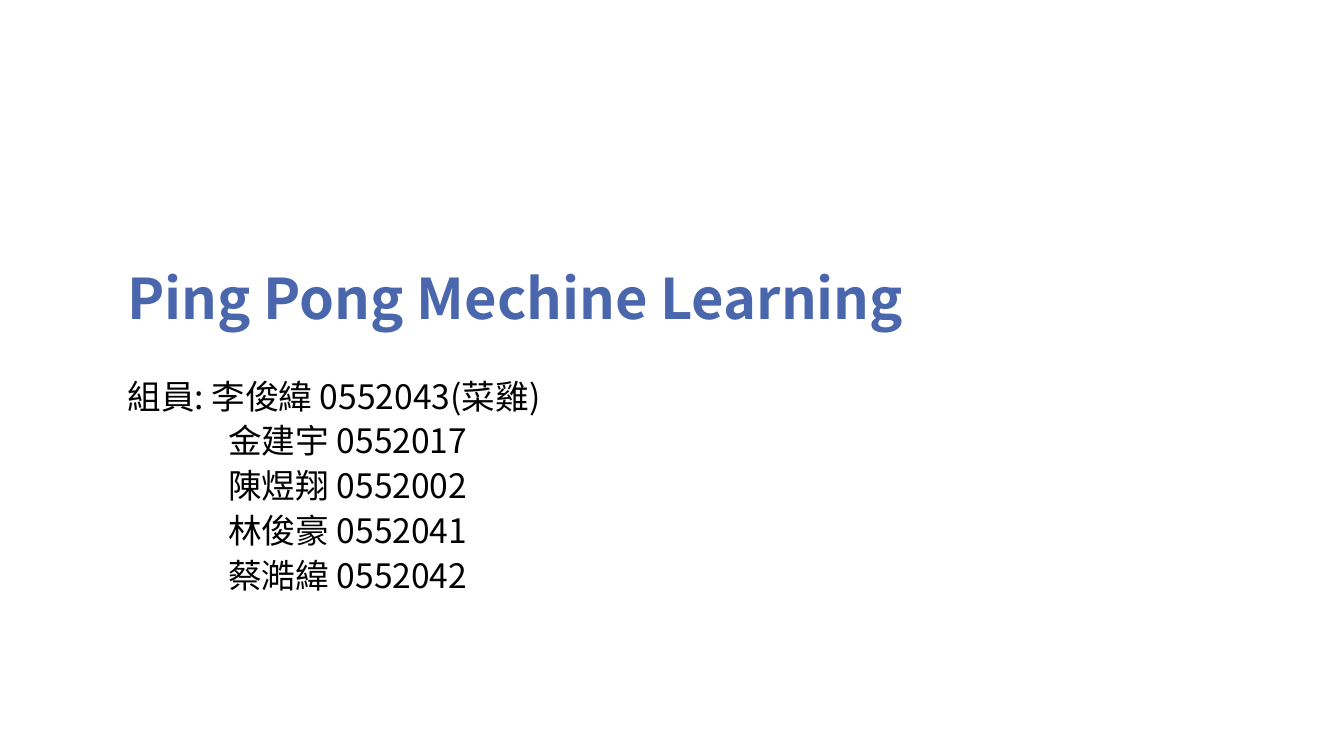
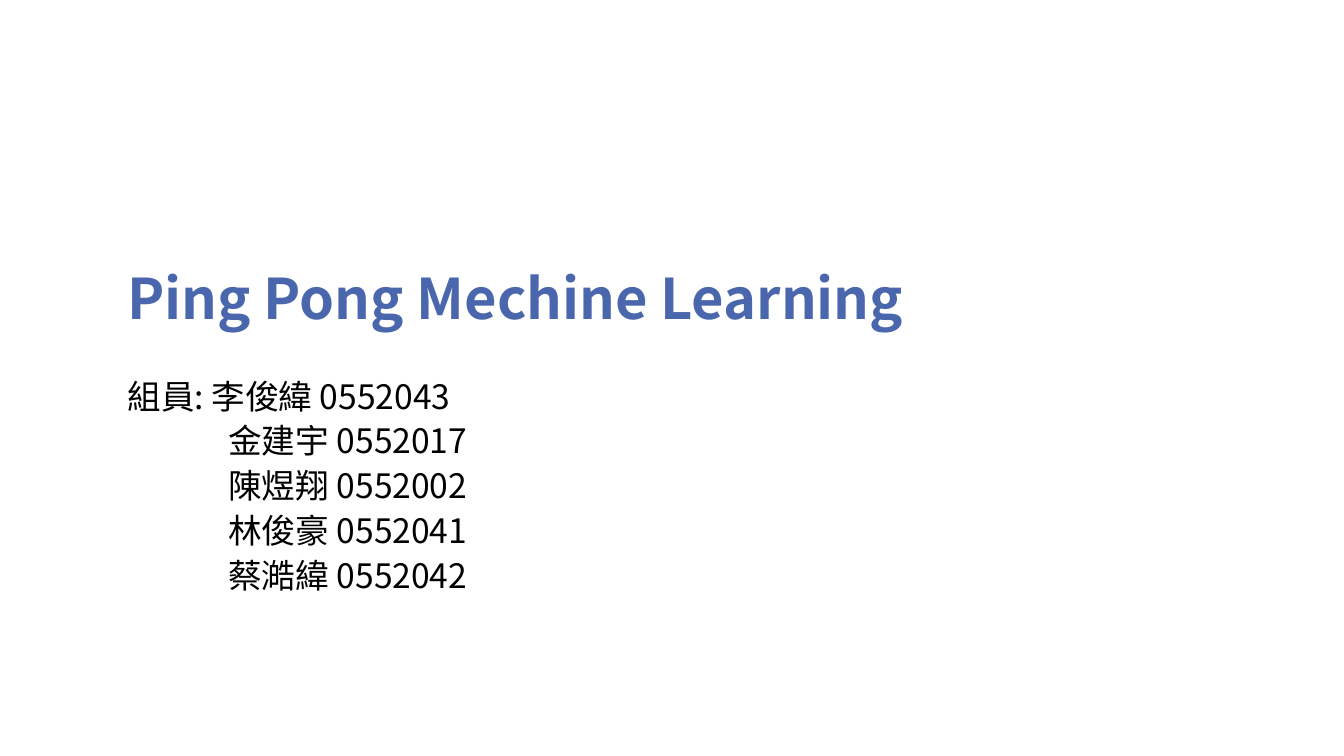
Before and after one commit to TsaiHaoWei/Machine-Learning, a slide deck: slide 1 of Finally project/Pingpong_第六組.pptx. Drawn at 1344x756 pixels with LibreOffice and Linux fonts; fonts in the diff are those of the drawing; background and template pictures are left out. Boxes give left, top, right and bottom in pixels: in the first picture for what was removed or moved away, otherwise in the second. Text is boxed around its words. In the diff, an @@ line names an element or a change of style, - is before the commit and + after.

Commit message:
PPT

```diff
--- a/Finally project/Pingpong_第六組.pptx
+++ b/Finally project/Pingpong_第六組.pptx
@@ subtitle at [128,380,451,412]: text changed @@
-組員: 李俊緯 0552043(菜雞)
+組員: 李俊緯 0552043
```
Also in this commit, not shown: 3 slides added.
